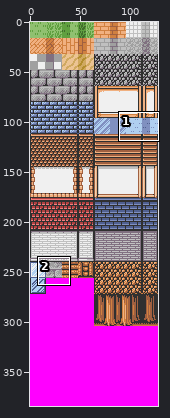
Two versions of one sprite sheet, lower.png. Above: a wide view before the commit, with the close-up outlined.
Close-up. As it was:
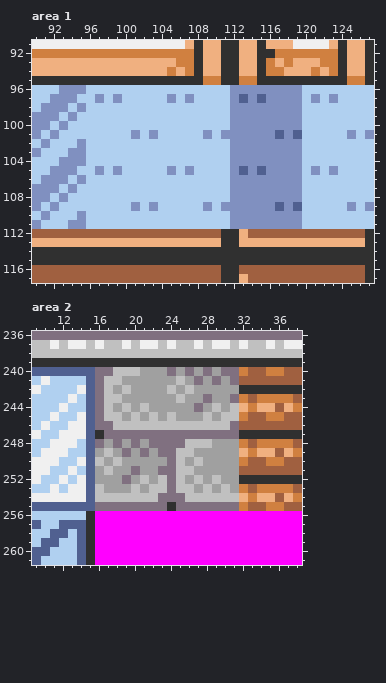
The file is 128x384 pixels. Shown: area 1: x 90..127, y 91..117; area 2: x 9..38, y 236..261.
The same view after the edit:
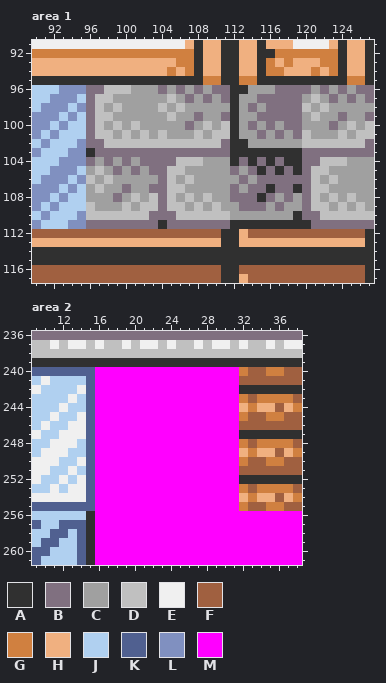
Palette (. is transparent): A #303030  B #807080  C #a0a0a0  D #c0c0c0  E #f0f0f0  F #a06040  G #d08040  H #f0b080  J #b0d0f0  K #506090  L #8090c0  M #ff00ff
Log entry: Modified the lower tiles a bit and added another derived stat
Edits made:
--- area 1
@@ x 90..127 @@
  95 AAAAAAAAAAAAAAAAAAAGGAAGGAAAAAAAAAAGGA
- 96 JJJLLLJJJJJJJJJJJJJJJJLLLLLLLLJJJJJJJJ
- 97 JJLLLJJLJLJJJJJLJLJJJJLKLKLLLLJLJLJJJJ
- 98 JLLLJLJJJJJJJJJJJJJJJJLLLLLLLLJJJJJJJJ
- 99 LLLJLJJJJJJJJJJJJJJJJJLLLLLLLLJJJJJJJJ
-100 LLJLJJJJJJJJJJJJJJJJJJLLLLLLLLJJJJJJJJ
-101 LJLJJJJJJJJLJLJJJJJLJLLLLLLKLKJJJJJLJL
-102 JLJJJLJJJJJJJJJJJJJJJJLLLLLLLLJJJJJJJJ
-103 LJJJLLJJJJJJJJJJJJJJJJLLLLLLLLJJJJJJJJ
-104 JJJLLLJJJJJJJJJJJJJJJJLLLLLLLLJJJJJJJJ
-105 JJLLLJJLJLJJJJJLJLJJJJLKLKLLLLJLJLJJJJ
-106 JLLLJLJJJJJJJJJJJJJJJJLLLLLLLLJJJJJJJJ
-107 LLLJLJJJJJJJJJJJJJJJJJLLLLLLLLJJJJJJJJ
-108 LLJLJJJJJJJJJJJJJJJJJJLLLLLLLLJJJJJJJJ
-109 LJLJJJJJJJJLJLJJJJJLJLLLLLLKLKJJJJJLJL
-110 JLJJJLJJJJJJJJJJJJJJJJLLLLLLLLJJJJJJJJ
-111 LJJJLLJJJJJJJJJJJJJJJJLLLLLLLLJJJJJJJJ
+ 96 JJJLLLBBDDDCCCBCBCBCBBAACCCBBBBCBCBCBB
+ 97 JJLLLJBDDCCCCCCDCBCBCBACCBBBBBCDCBCBCB
+ 98 JLLLJLBDCDCCCCDCDCCCCCACBCBBBBDCDCCCCC
+ 99 LLLJLJBDDCCCCCCDCCBCCBACCBBBBBCDCCBCCB
+100 LLJLJJBDCDCDCCCCCBCDCDACBCBCBBCCCBCDCD
+101 LJLJJJBDDCDCDCDCCCDCDDACCBCBCBDCCCDCDD
+102 JLJJJLBBDDDDDDDDDDDDDBAACCCCCCDDDDDDDB
+103 LJJJLLABBBBBBBBBBBBBBBAAAAAAAABBBBBBBB
+104 JJJLLLBCBCBCBBBBDDDCCCABABABAABBDDDCCC
+105 JJLLLJCDCBCBCBBDDCCCCCBCBABABABDDCCCCC
+106 JLLLJLDCDCCCCCBDCDCCCCCBCBBBBBBDCDCCCC
+107 LLLJLJCDCCBCCBBDDCCCCCBCBBABBABDDCCCCC
+108 LLJLJJCCCBCDCDBDCDCDCCBBBABCBCBDCDCDCC
+109 LJLJJJDCCCDCDDBDDCDCDCCBBBCBCCBDDCDCDC
+110 JLJJJLDDDDDDDBBBDDDDDDCCCCCCCABBDDDDDD
+111 LJJJLLBBBBBBBBABBBBBBBAAAAAAAAABBBBBBB
 112 FFFFFFFFFFFFFFFFFFFFFAAHFFFFFFFFFFFFFA
--- area 2
@@ x 14..33 @@
 239 AAAAAAAAAAAAAAAAAAAA
-240 KKBBDDDCCCBCBCBCBBGF
-241 JKBDDCCCCCCDCBCBCBFF
-242 EKBDCDCCCCDCDCCCCCAA
-243 JKBDDCCCCCCDCCBCCBGF
-244 JKBDCDCDCCCCCBCDCDHG
-245 EKBDDCDCDCDCCCDCDDGF
-246 EKBBDDDDDDDDDDDDDBFF
-247 EKABBBBBBBBBBBBBBBAA
-248 JKBCBCBCBBBBDDDCCCGF
-249 JKCDCBCBCBBDDCCCCCHG
-250 EKDCDCCCCCBDCDCCCCGF
-251 JKCDCCBCCBBDDCCCCCFF
-252 EKCCCBCDCDBDCDCDCCAA
-253 EKDCCCDCDDBDDCDCDCGF
-254 EKDDDDDDDBBBDDDDDDHG
-255 KKBBBBBBBBABBBBBBBGF
+240 KKMMMMMMMMMMMMMMMMGF
+241 JKMMMMMMMMMMMMMMMMFF
+242 EKMMMMMMMMMMMMMMMMAA
+243 JKMMMMMMMMMMMMMMMMGF
+244 JKMMMMMMMMMMMMMMMMHG
+245 EKMMMMMMMMMMMMMMMMGF
+246 EKMMMMMMMMMMMMMMMMFF
+247 EKMMMMMMMMMMMMMMMMAA
+248 JKMMMMMMMMMMMMMMMMGF
+249 JKMMMMMMMMMMMMMMMMHG
+250 EKMMMMMMMMMMMMMMMMGF
+251 JKMMMMMMMMMMMMMMMMFF
+252 EKMMMMMMMMMMMMMMMMAA
+253 EKMMMMMMMMMMMMMMMMGF
+254 EKMMMMMMMMMMMMMMMMHG
+255 KKMMMMMMMMMMMMMMMMGF
 256 JAMMMMMMMMMMMMMMMMMM
Changed places in both close-ups, as pixel boxes (x1, y1, x2, y2):
changed: (86, 85, 374, 229)
changed: (95, 367, 239, 511)
